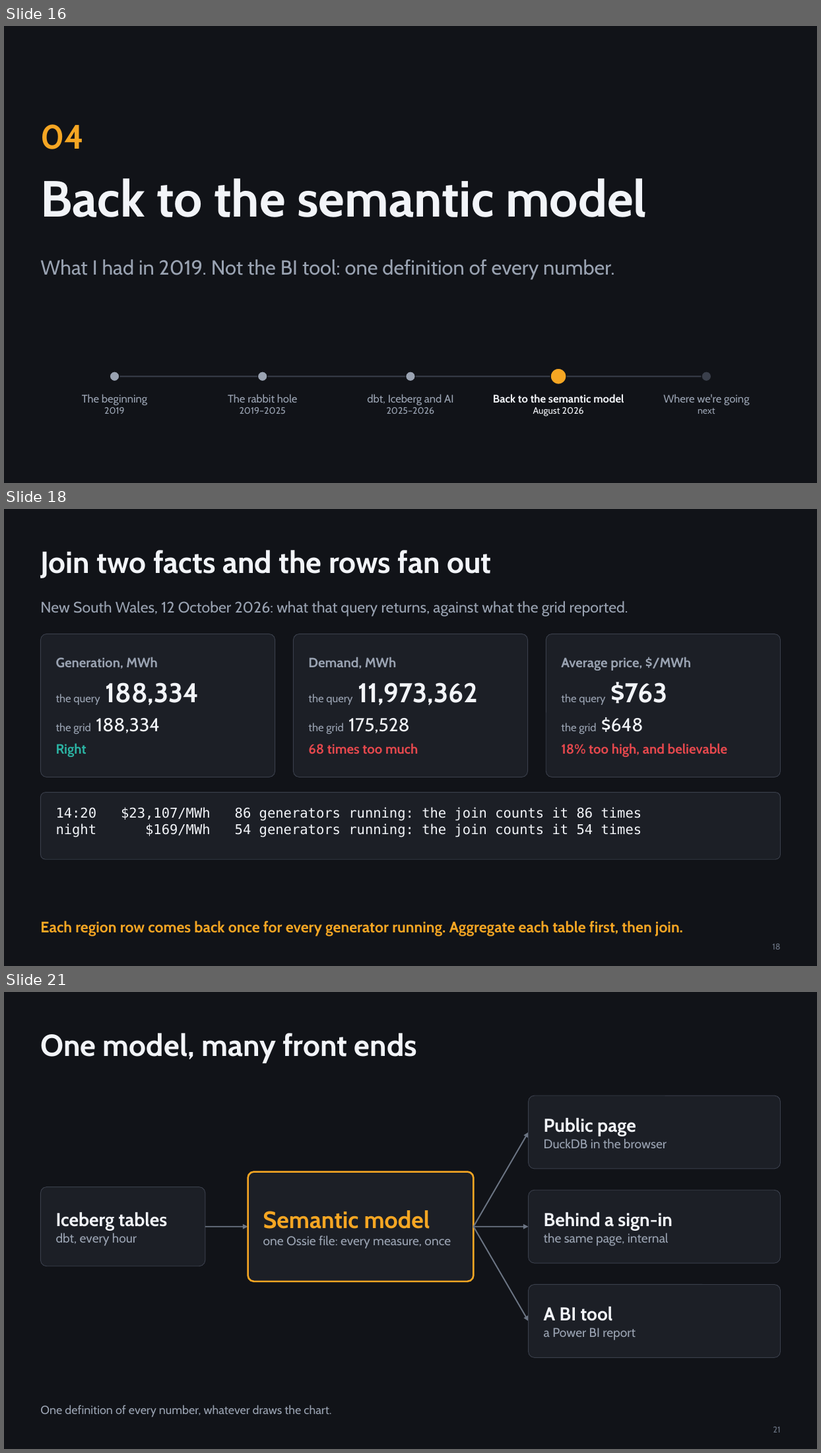
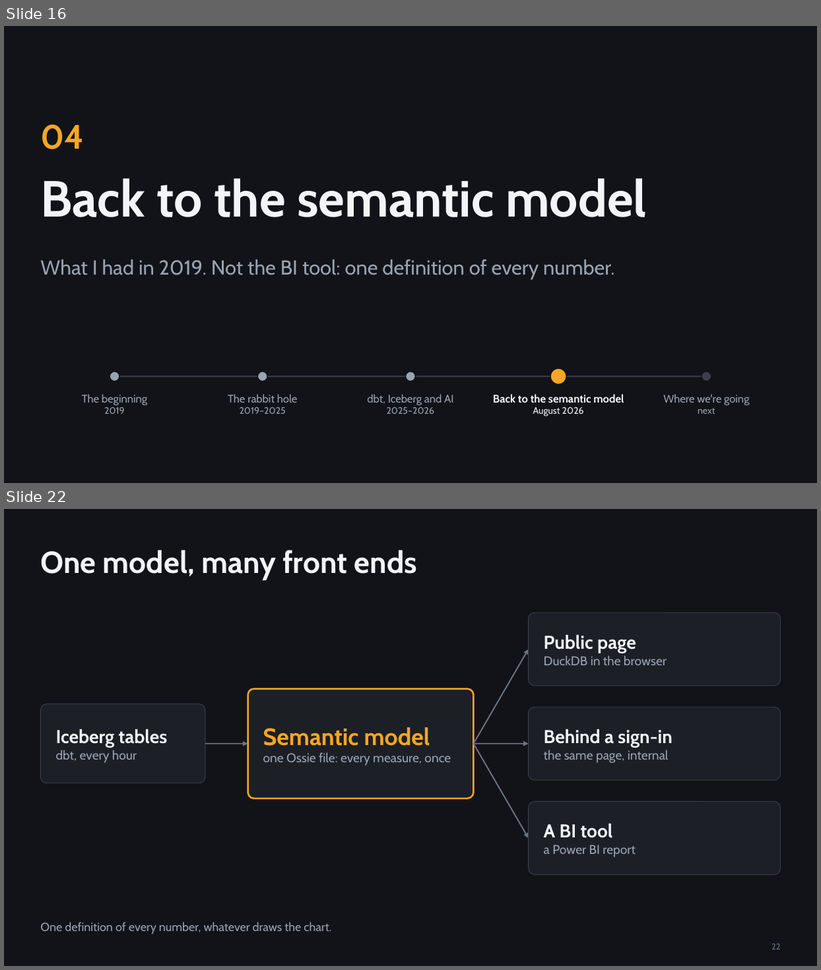
Before and after one commit to djouallah/presentations, a slide deck: analytics-as-code/analytics-as-code.pptx. Shown one above the other, each under a label of ours: slides 16, 18 and 21 before the commit, slides 16 and 22 after it; the slides between them are not shown. The pictures are 821x1453 and 821x970 pixels, drawn with LibreOffice and Linux fonts; fonts in the diff are those of the drawing. Boxes give left, top, right and bottom in pixels: in the first picture for what was removed or moved away, otherwise in the second. Text is boxed around its words. In the diff, an @@ line names an element or a change of style, - is before the commit and + after.

```diff
--- a/analytics-as-code/analytics-as-code.pptx
+++ b/analytics-as-code/analytics-as-code.pptx
@@ slide 18 removed at bbox=[4, 509, 817, 966], background #111318 @@
@@ title removed at bbox=[40, 550, 491, 578] @@
-Join two facts and the rows fan out
@@ text removed at bbox=[40, 601, 628, 617] @@
-New South Wales, 12 October 2026: what that query returns, against what the grid reported.
@@ rounded rectangle removed at bbox=[40, 634, 275, 778] @@
@@ rounded rectangle removed at bbox=[293, 634, 527, 778] @@
@@ rounded rectangle removed at bbox=[547, 634, 781, 778] @@
@@ text removed at bbox=[56, 657, 199, 757] @@
-Generation, MWh
-the query 188,334
-the grid 188,334
-Right
@@ text removed at bbox=[308, 657, 478, 755] @@
-Demand, MWh
-the query 11,973,362
-the grid 175,528
-68 times too much
@@ text removed at bbox=[561, 657, 728, 757] @@
-Average price, $/MWh
-the query $763
-the grid $648
-18% too high, and believable
@@ rounded rectangle removed at bbox=[40, 793, 781, 859] @@
@@ text removed at bbox=[56, 807, 642, 838] @@
-14:20 $23,107/MWh 86 generators running: the join counts it 86 times
-night $169/MWh 54 generators running: the join counts it 54 times
@@ text removed at bbox=[40, 921, 683, 937] @@
-Each region row comes back once for every generator running. Aggregate each table first, then join.
@@ page number removed at bbox=[772, 944, 780, 950] @@
-18
@@ what was slide 21 is now slide 22 @@
@@ page number at bbox=[772, 944, 780, 950]: text changed @@
-21
+22
```
Also in this commit, not shown: 1 slide changed, 5 slides added, 3 other slides removed, 5 other files.
